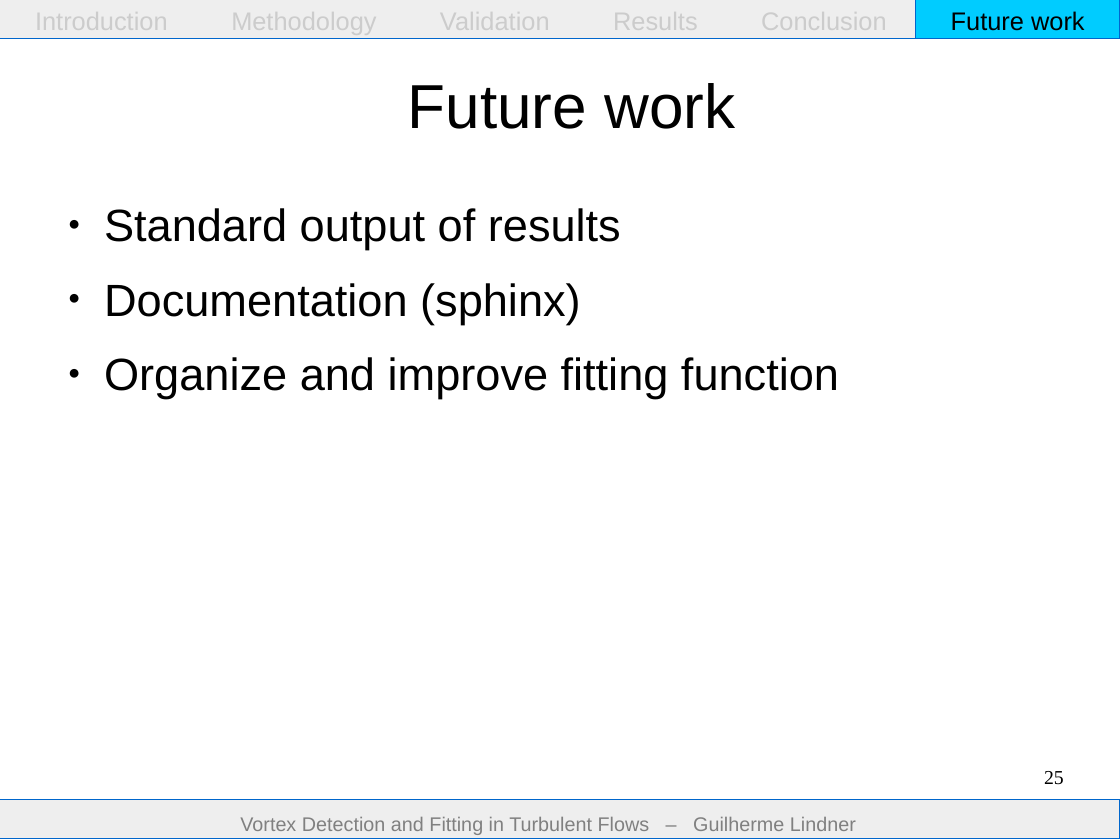
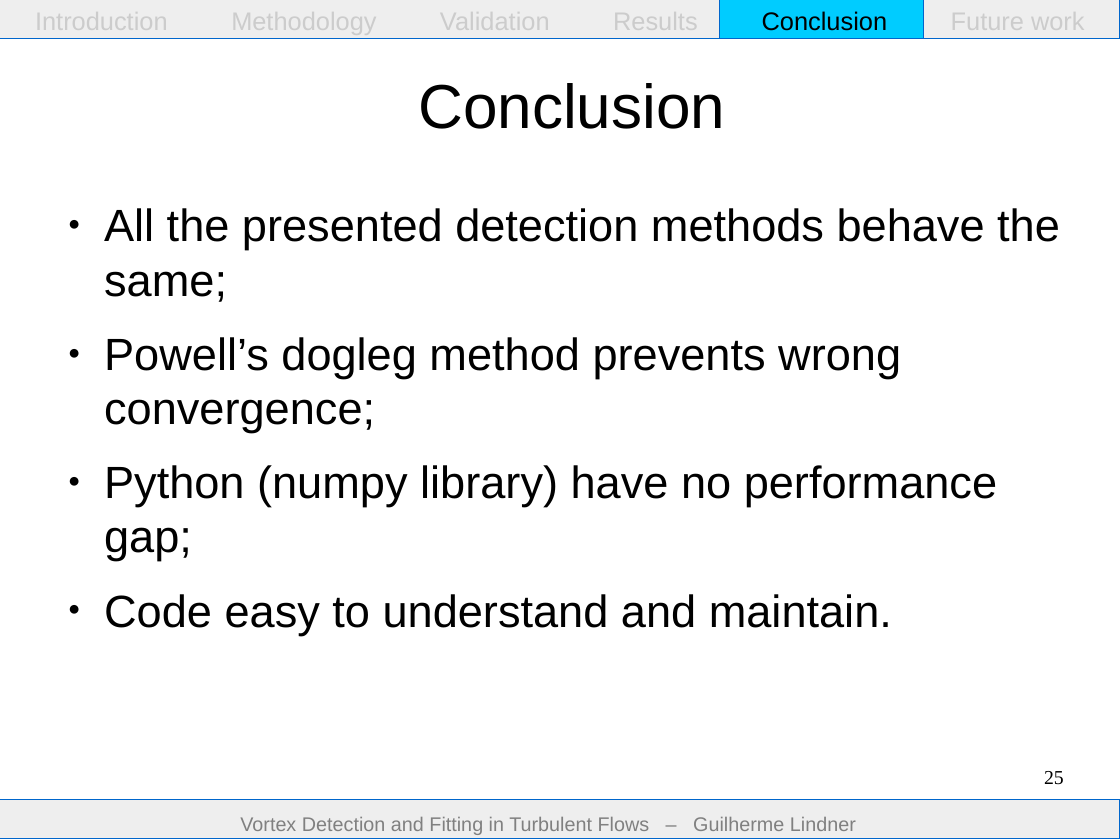
Before and after one commit to guilindner/VortexFitting, a slide deck: slide 25 of docs/report/presentation/presentation.odp. Drawn at 1120x840 pixels with LibreOffice and Linux fonts; fonts in the diff are those of the drawing. Boxes give left, top, right and bottom in pixels: in the first picture for what was removed or moved away, otherwise in the second. Text is boxed around its words. In the diff, an @@ line names an element or a change of style, - is before the commit and + after.

Commit message:
presentation

```diff
--- a/docs/report/presentation/presentation.odp
+++ b/docs/report/presentation/presentation.odp
@@ text "Introduction Methodology Validation Results Conclusion ..." at (762, 11, 888, 31): text colour #CCCCCC to #000000 in "Conclusion"; text colour #000000 to #CCCCCC in "Future work" @@
@@ rectangle: place and size @@
-rectangle at (917, 0, 1120, 39)
+rectangle at (721, 0, 924, 39)
@@ title at (418, 83, 725, 129): text changed @@
-Future work
+Conclusion
@@ text at (104, 208, 1060, 635): text changed @@
-● Standard output of results
-● Documentation (sphinx)
-● Organize and improve fitting function
+● All the presented detection methods behave the same;
+● Powell’s dogleg method prevents wrong convergence;
+● Python (numpy library) have no performance gap;
+● Code easy to understand and maintain.
```
Also in this commit, not shown: 11 other slides changed, 2 slides added.
